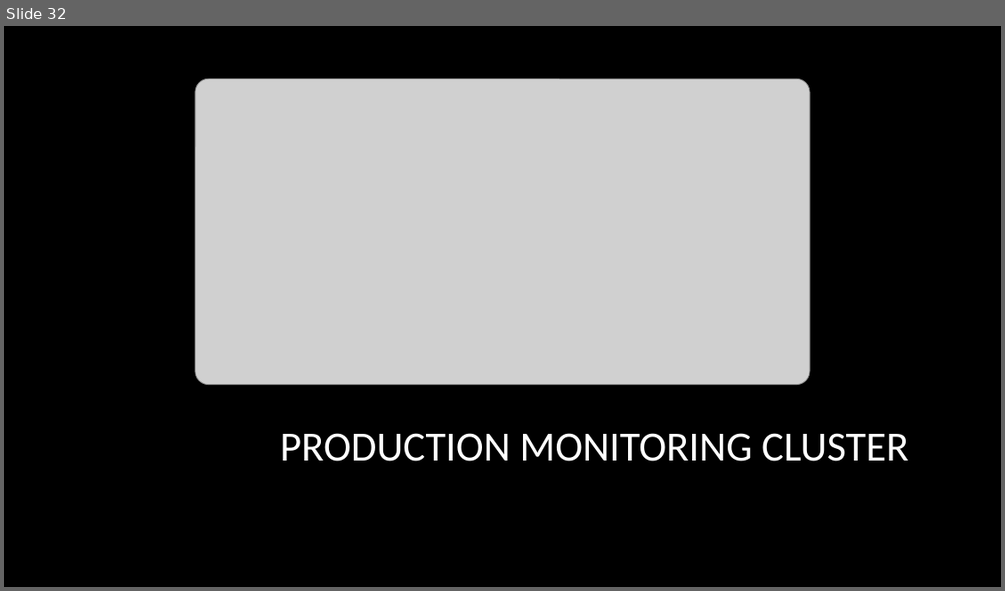
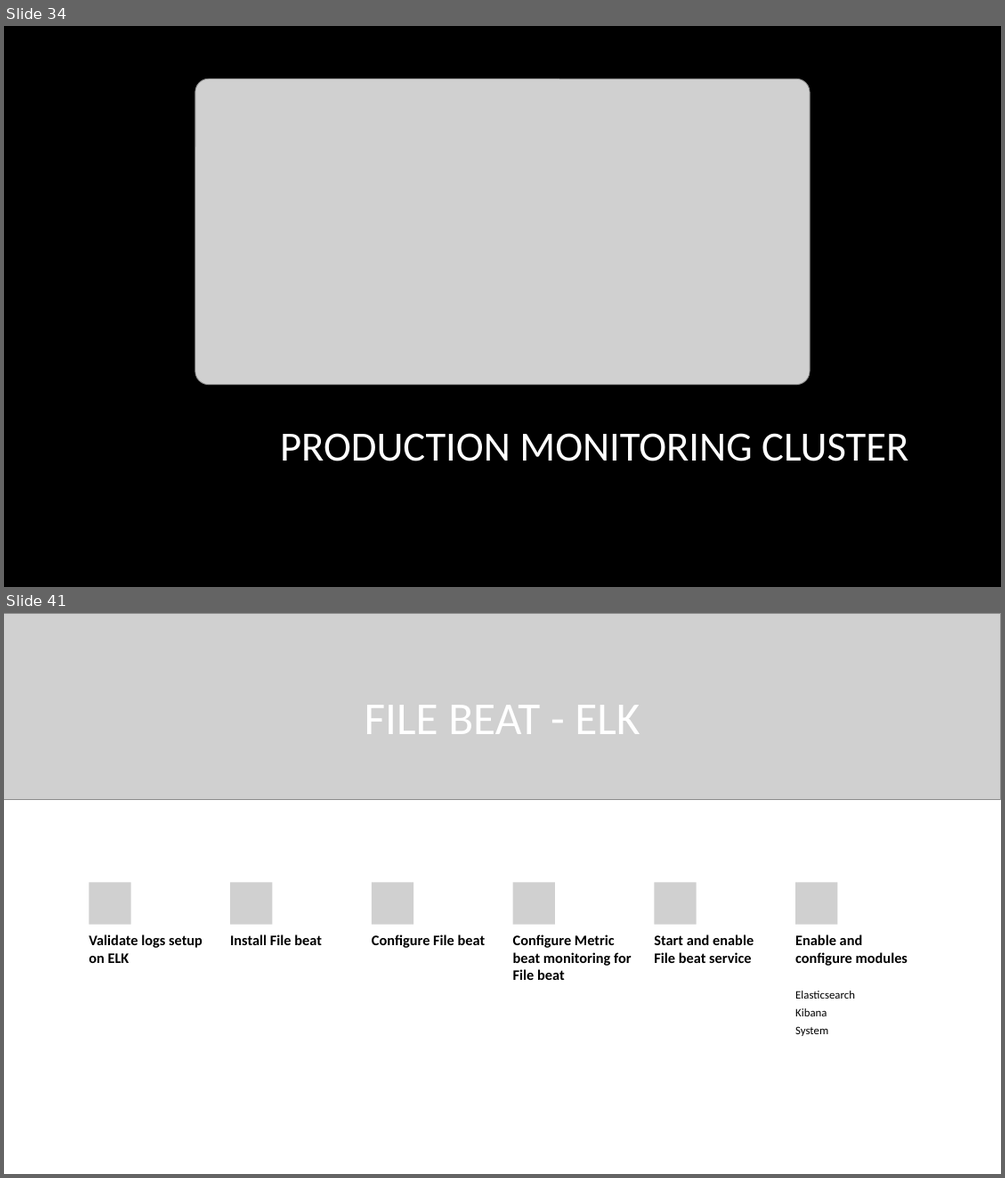
Before and after one commit to guanchaoguo/DeployElasticsearchUsingAnsible, a slide deck: artifacts/presentation/ElasticsearchUsingAnsible.pptx. Shown one above the other, each under a label of ours: slide 32 before the commit, slides 34 and 41 after it; the slides between them are not shown. The pictures are 1005x591 and 1005x1178 pixels, drawn with LibreOffice and Linux fonts; fonts in the diff are those of the drawing; grey boxes stand for pictures; background and template pictures are left out. Boxes give left, top, right and bottom in pixels: in the first picture for what was removed or moved away, otherwise in the second. Text is boxed around its words. In the diff, an @@ line names an element or a change of style, - is before the commit and + after.

```diff
--- a/artifacts/presentation/ElasticsearchUsingAnsible.pptx
+++ b/artifacts/presentation/ElasticsearchUsingAnsible.pptx
@@ slide 41 added at [4,613,1001,1174], background picture (left out) @@
@@ picture added at [4,613,1001,800] @@
@@ title added at [364,705,639,734], 44 pt, text #FFFFFF @@
+FILE BEAT - ELK
@@ group added at [89,882,907,1036]: 7 texts, 6 pictures @@
+Validate logs setup on ELK
+Install File beat
+Configure File beat
+Configure Metric beat monitoring for File beat
+Start and enable File beat service
+Enable and configure modules
+Elasticsearch
+Kibana
+System
@@ what was slide 32 is now slide 34 @@
```
Also in this commit, not shown: 2 slides changed, 24 other slides added, 2 slides removed, 28 other files.
